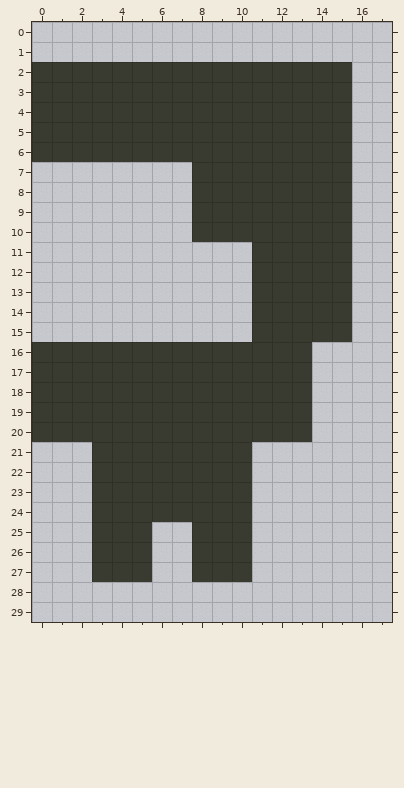
A Tiled map (JSON) gets an edit: assets/tiled/rooms/beenz_2-a.json. The picture above was drawn from the file before the commit.
Cells are 24x24 px. Shown: x 0..17, y 0..29.
Now the later version:
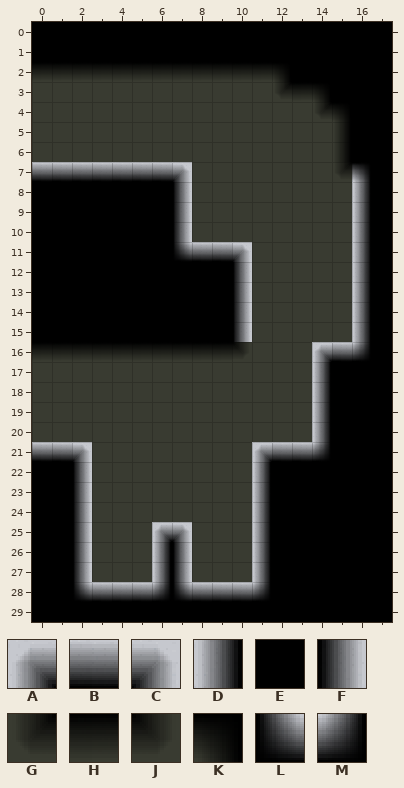
Key: from "other": A 220, B 221, C 222, D 264, E 265, F 266, G 308, H 309, J 310, K 354, L 440, M 442.
_ is an empty cell.
Tiles of an added or newly shown layer are drawn over the layers below it.
See-through tiles are keyed as they look on the map.
What changed:
Layer "shadow" (added):
There is now tile A in row 16 at x 14; in row 21 at x 11; in row 25 at x 6.
There is now tile B in row 7 at x 0 to 6; in row 11 at x 8 to 9; in row 16 at x 15; in row 21 at x 0 to 1 and 12 to 13; in row 28 at x 3 to 5 and 8 to 10.
There is now tile C in row 7 at x 7; in row 11 at x 10; in row 21 at x 2; in row 25 at x 7.
There is now tile D in rows 5 to 6 at x 15; in rows 8 to 15 at x 16; in rows 17 to 20 at x 14; in rows 22 to 25 at x 11; in rows 26 to 27 at x 6 and 11.
There is now tile E in rows 0 to 1 at x 0 to 17; in row 2 at x 13 to 17; in row 3 at x 15 to 17; in rows 4 to 6 at x 16 to 17; in row 7 at x 17; in rows 8 to 11 at x 0 to 6 and 17.
There is now tile E in rows 12 to 15 at x 0 to 9 and 17; in row 16 at x 17; in rows 17 to 21 at x 15 to 17; in rows 22 to 28 at x 0 to 1 and 12 to 17; in row 29 at x 0 to 17.
There is now tile F in rows 8 to 10 at x 7; in rows 12 to 15 at x 10; in rows 22 to 25 at x 2; in rows 26 to 27 at x 2 and 7.
There is now tile G in row 3 at x 12; in row 4 at x 14; in row 7 at x 15.
There is now tile H in row 2 at x 0 to 11; in row 3 at x 13; in row 16 at x 0 to 9.
There is now tile J in row 16 at x 10.
There is now tile K in row 2 at x 12; in row 3 at x 14; in row 4 at x 15; in row 7 at x 16.
There is now tile L in row 11 at x 7; in row 28 at x 2 and 7.
There is now tile M in row 16 at x 16; in row 21 at x 14; in row 28 at x 6 and 11.
Boxes around the changes in both pictures, in picture pixels (x1, y1, x2, y2):
added: (32, 22, 392, 622)
